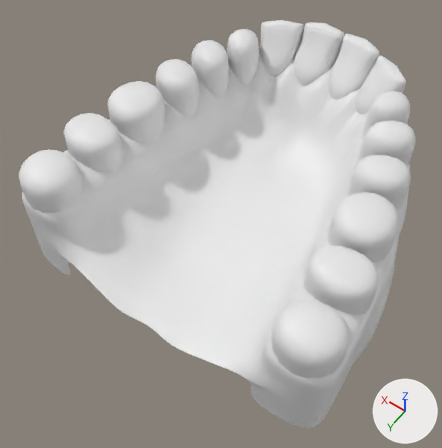
Renders of the Blender file FinishedModelFullTeethScaledRelaxed.blend from each side of a commit.
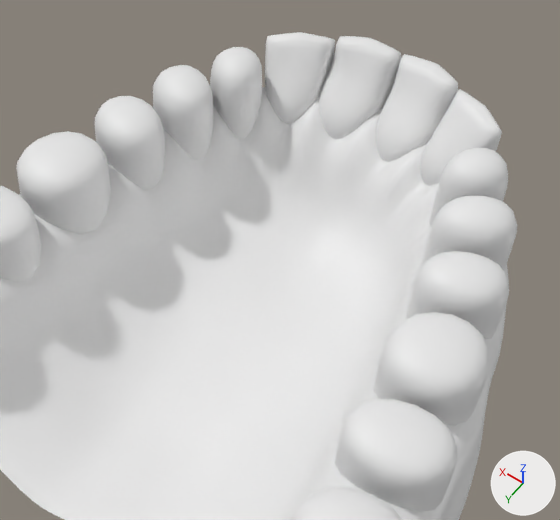
Each version appears first whole from a 50 mm lens placed at (-0.666, 0.644, 1.405), pointed at (0.019, -0.315, -0.103), and next in a close-up on the part from 22% to 100% of the width and 0% to 71% of the height. The lights are fixed; the arrows at lower right show +X, +Y and +Z.
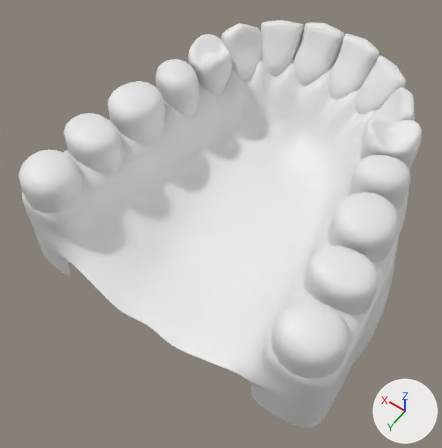
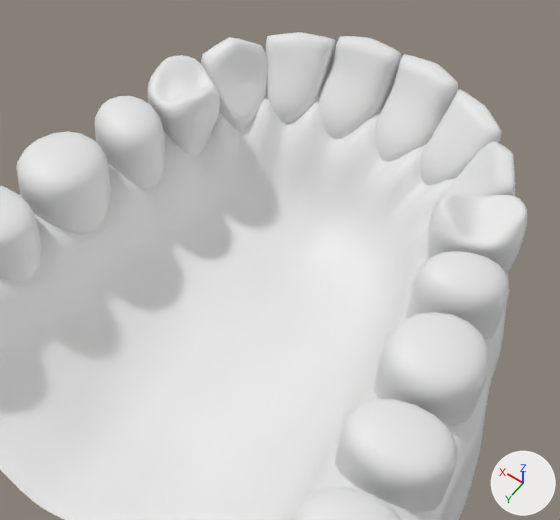
Commit message: Made 2 more teeth.

The change, as JSON lines over the scene's bpy script:
```json
{"block": "me_cylinder_002", "where": "# used by ob_cylinder; location = (0.0, 0.0, 0.0)"}
{"op": "remove", "block": "me_cylinder_002", "code": "me_cylinder_002.from_pydata(...)  # 321 vertices, 270 faces; spans x 0.0..0.54, y -1.01..0.084, z -0.266..0.23"}
{"op": "add", "block": "me_cylinder_002", "code": "me_cylinder_002.from_pydata(...)  # 379 vertices, 324 faces; spans x 0.0..0.54, y -1.01..0.084, z -0.266..0.23"}
{"block": "me_cylinder_002", "change": "me_cylinder_002 part 1: the loose piece of 12 vertices spanning x 0.189..0.36, y -0.88..-0.693, z 0.023..0.23 is rebuilt with 33 vertices and now spans x 0.209..0.353, y -0.884..-0.725, z 0.021..0.23"}
{"block": "me_cylinder_002", "change": "me_cylinder_002 part 2"}
{"block": "me_cylinder_002", "change": "11 vertices are removed from x 0.229..0.421, y -0.776..-0.587, z 0.023..0.22"}
{"block": "me_cylinder_002", "change": "9 faces are deleted"}
{"block": "me_cylinder_002", "change": "48 vertices are added at x 0.229..0.407, y -0.786..-0.599, z 0.023..0.222"}
{"block": "me_cylinder_002", "change": "44 new faces join them"}
```

Location of each change, [x1, y1, x2, y2] in pixels of the close-ups (560 x 520 px):
```json
{"object": "Cylinder", "change": "reshaped", "before": [0, 32, 517, 520], "after": [0, 32, 527, 520]}
{"part": 1, "of": "me_cylinder_002", "change": "rebuilt", "before": [210, 47, 508, 226], "after": [201, 37, 515, 196], "on screen": "11% shorter"}
{"part": 2, "of": "me_cylinder_002", "change": "built on", "before": [153, 65, 517, 271], "after": [148, 55, 527, 274]}
```
